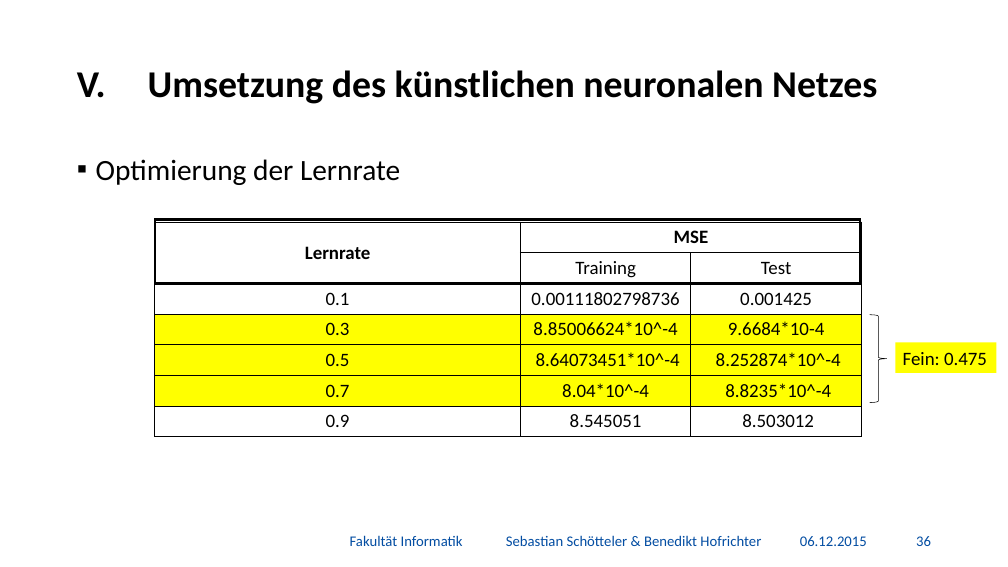
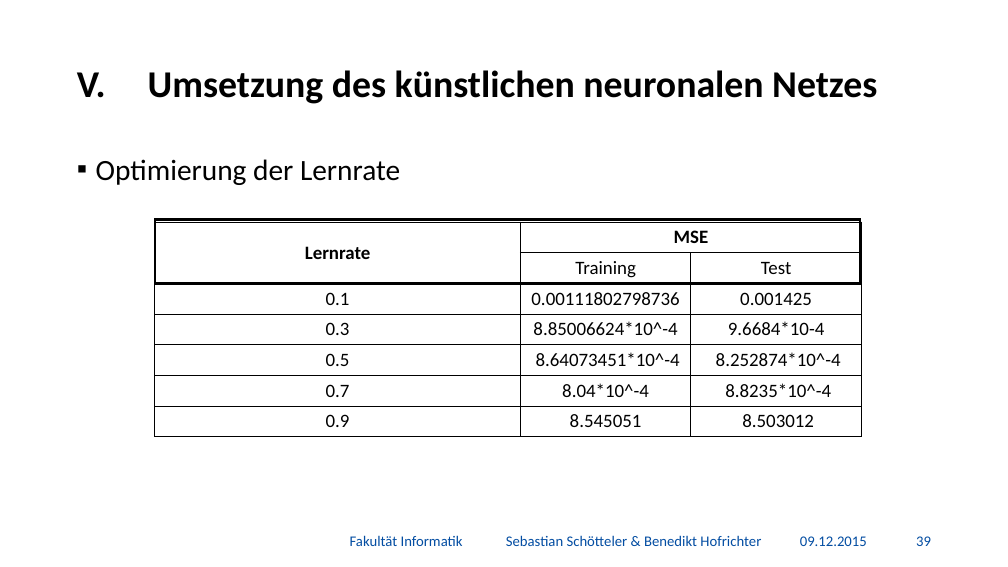
Before and after one commit to BenediktGitGit/soco15, a slide deck: slide 40 of 3b) Vortrag/Präsentation.pptx (slide 37 before the commit). Drawn at 1008x567 pixels with LibreOffice and Linux fonts; fonts in the diff are those of the drawing; background and template pictures are left out. Boxes give left, top, right and bottom in pixels: in the first picture for what was removed or moved away, otherwise in the second. Text is boxed around its words. In the diff, an @@ line names an element or a change of style, - is before the commit and + after.

```diff
--- a/3b) Vortrag/Präsentation.pptx
+++ b/3b) Vortrag/Präsentation.pptx
@@ table at bbox=[155, 222, 863, 437] @@
@@ fill #FFFF00 to none in 9 cells @@
@@ right brace removed at bbox=[870, 315, 887, 402] @@
@@ rectangle removed at bbox=[895, 343, 997, 373] @@
-Fein: 0.475
@@ text at bbox=[800, 536, 867, 546]: text changed @@
-06.12.2015
+09.12.2015
@@ page number at bbox=[916, 536, 931, 546]: text changed @@
-36
+39
```
Also in this commit, not shown: 45 other slides changed, 4 slides added, 1 other file.
